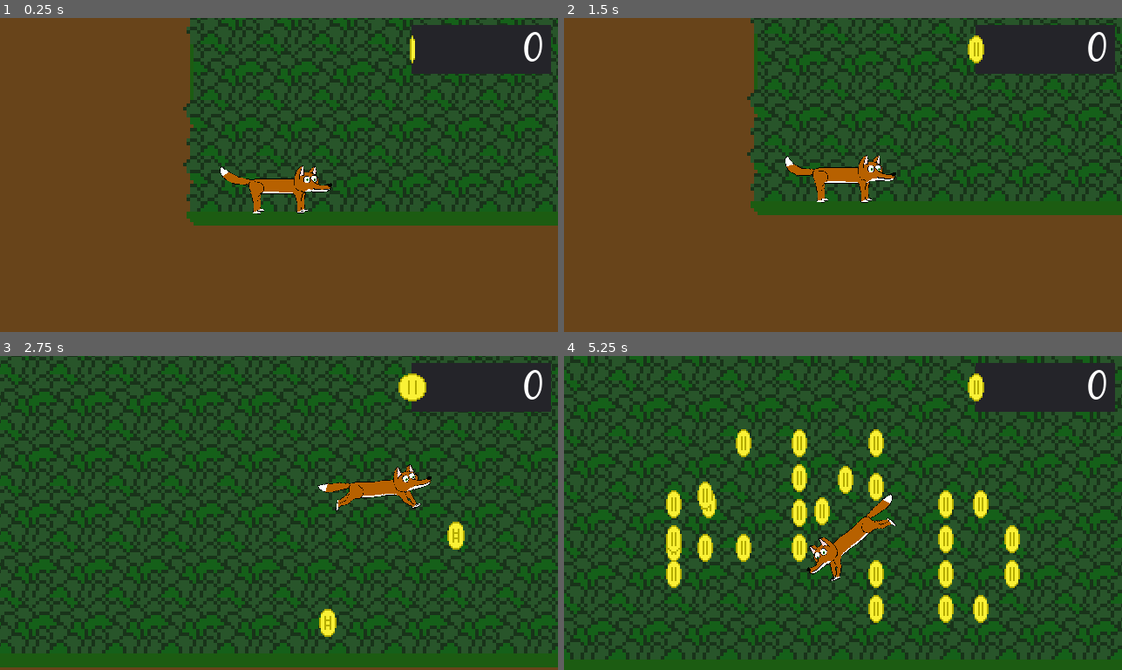
Above: before the commit, frames 1-4 (two rows, left to right).
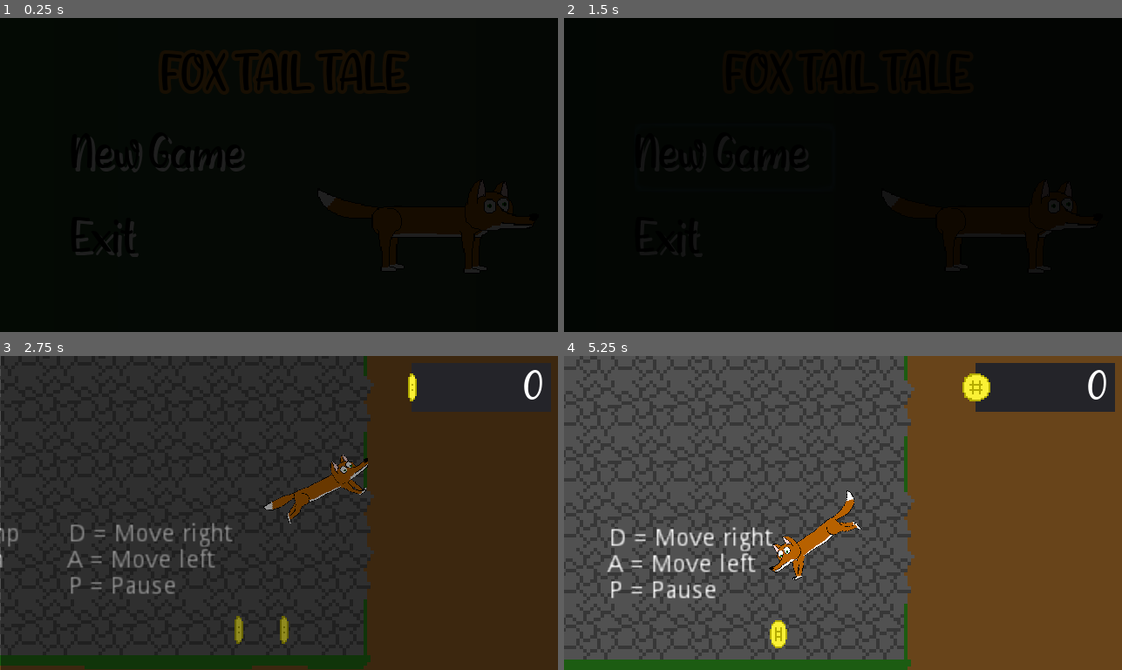
Above: after the commit, the same moments.

Repository: Apop85/Games
Game: Godot game, scene res://scenes/game.tscn
The game is run twice, just before and just after one commit, with the same random seed, the same clock (stepped at 60 frames per second) and the same inputs.
Inputs (mouse positions are in pixels of both pictures, inside the frame that each line leads up to):
- Up to frame 1 (0.25 s): no input
- Up to frame 2 (1.5 s): click (736, 156) at 0.5 s, where only the run after the commit has a clickable "New Game"; click (736, 156) at 1.25 s, where only the run after the commit has a clickable "New Game"
- Up to frame 3 (2.75 s): hold Right (right) from 2.03 s (still down); hold Shift (run) from 2.03 s (still down); tap Space (jump) at 2.27 s
- Up to frame 4 (5.25 s): release Right (right) at 2.78 s; release Shift (run) at 2.78 s; hold S (down) 2.78-3.53 s; tap Shift (run) at 2.85, 4.35 s; tap Space (jump) at 3.02, 4.52 s; hold Shift (run) 3.53-4.28 s; hold Right (right) 3.53-5.03 s; hold Left (left) from 5.03 s (still down); hold Shift (run) from 5.03 s (still down)

The runs differ from the first frame. In frame 1, 100% of the frame differs, in the area x 0-100%, y 0-100%; in frame 2, 100%; in frame 3, 77%; in frame 4, 94%.
Error before the commit: Invalid get index 'score' (on base: 'Node (globalVariables.gd)'). (res://scripts/Collect.gd:46)
Error after the commit: Invalid set index 'emitting' (on base: 'null instance') with value of type 'bool'. (res://scripts/Collect.gd:21)

Commit message:
Update FTT

Diff:
--- a/GoDot/FoxTailTale/scenes/Fader.tscn
+++ b/GoDot/FoxTailTale/scenes/Fader.tscn
@@ -8,14 +8,18 @@
 	pass
 
 func fade_in():
+	visible = true
 #	Play fade in animation
+	print(\"in\")
 	$AnimationPlayer.play(\"fadeIn\")
 	return $AnimationPlayer
 
 
 func fade_out():
+	visible = true
+	print(\"out\")
 #	Set game on pause
-	get_tree().paused == true
+#	get_tree().paused == true
 #	Play fade out animation
 	$AnimationPlayer.play(\"fadeOut\")
 	return $AnimationPlayer
@@ -23,6 +27,7 @@
 
 [sub_resource type="Animation" id=2]
 resource_name = "fadeIn"
+length = 2.0
 tracks/0/type = "value"
 tracks/0/path = NodePath(".:color")
 tracks/0/interp = 1
@@ -30,7 +35,7 @@
 tracks/0/imported = false
 tracks/0/enabled = true
 tracks/0/keys = {
-"times": PoolRealArray( 0, 1 ),
+"times": PoolRealArray( 0, 2 ),
 "transitions": PoolRealArray( 1, 1 ),
 "update": 0,
 "values": [ Color( 0, 0, 0, 1 ), Color( 0, 0, 0, 0 ) ]
@@ -52,10 +57,12 @@
 }
 
 [node name="Fader" type="ColorRect"]
+pause_mode = 2
 margin_right = 40.0
 margin_bottom = 40.0
 rect_scale = Vector2( 4.09676, 2.35627 )
-color = Color( 0, 0, 0, 1 )
+mouse_filter = 2
+color = Color( 0, 0, 0, 0.2 )
 script = SubResource( 1 )
 __meta__ = {
 "_edit_use_anchors_": false
--- a/GoDot/FoxTailTale/scenes/game.tscn
+++ b/GoDot/FoxTailTale/scenes/game.tscn
@@ -80,7 +80,6 @@
 position = Vector2( 0.382919, 6.96089 )
 scale = Vector2( 0.531822, 0.499513 )
 frames = SubResource( 1 )
-frame = 1
 playing = true
 
 [node name="Label" type="Label" parent="UI/UI/Panel"]
--- a/GoDot/FoxTailTale/scripts/Collect.gd
+++ b/GoDot/FoxTailTale/scripts/Collect.gd
@@ -3,6 +3,7 @@
 var collected = false
 var moved = false
 var played = false
+var cnt = 0
 
 onready var rest_position = position
 
@@ -13,18 +14,27 @@
 	pass
 
 
-func move_object():
-	var target_position = rest_position.y -15
-	if position.y >= target_position:
-		position.y -= 2.5
+func move_object(delta):
+	if cnt == 0 and "Coin" in self.name:
+		$HitBox/CollisionShape2D.disabled = true
+		$HitBox/AnimatedSprite.visible = false
+		$Particles2D.emitting = true
+	cnt += delta
+	if cnt >= 1:
+		return true
+	else:
 		return false
-	elif position.y < target_position:
-		return true
+#	var target_position = rest_position.y -15
+#	if position.y >= target_position:
+#		position.y -= 2.5
+#		return false
+#	elif position.y < target_position:
+#		return true
 
 func _physics_process(delta):
 #	If colected start collecting animation
 	if collected:
-		moved = move_object()
+		moved = move_object(delta)
 		if not played:
 			if "Coin" in self.name:
 				GlobalVariable.play_sound("res://sounds/coin.wav")
--- a/GoDot/FoxTailTale/scripts/game.gd
+++ b/GoDot/FoxTailTale/scripts/game.gd
@@ -40,15 +40,15 @@
 #	Update fader position every frame
 	set_fader_position()
 	if GlobalVariable.level_now != GlobalVariable.next_level:
-		fader.visible = true
+#		fader.visible = true
 		GlobalVariable.level_now = GlobalVariable.next_level
 
 #		Fade out and wait until animation finished
 		animation_player = fader.fade_out()
 		yield(animation_player, "animation_finished")
+		get_tree().reload_current_scene()
 
 #		Reload scene with new level
-		get_tree().reload_current_scene()
 
 	if Input.is_action_just_pressed("escape") and GlobalVariable.level_now != 0:
 		GlobalVariable.next_level = 0
--- a/GoDot/FoxTailTale/scripts/globalVariables.gd
+++ b/GoDot/FoxTailTale/scripts/globalVariables.gd
@@ -19,8 +19,8 @@
 const WATER = 1 << 1
 
 var AudioPlayer = AudioStreamPlayer.new()
-var next_level = 2
-var level_now = 2
+var next_level = 0
+var level_now = 0
 var portal = null
 var ressource = null
 
